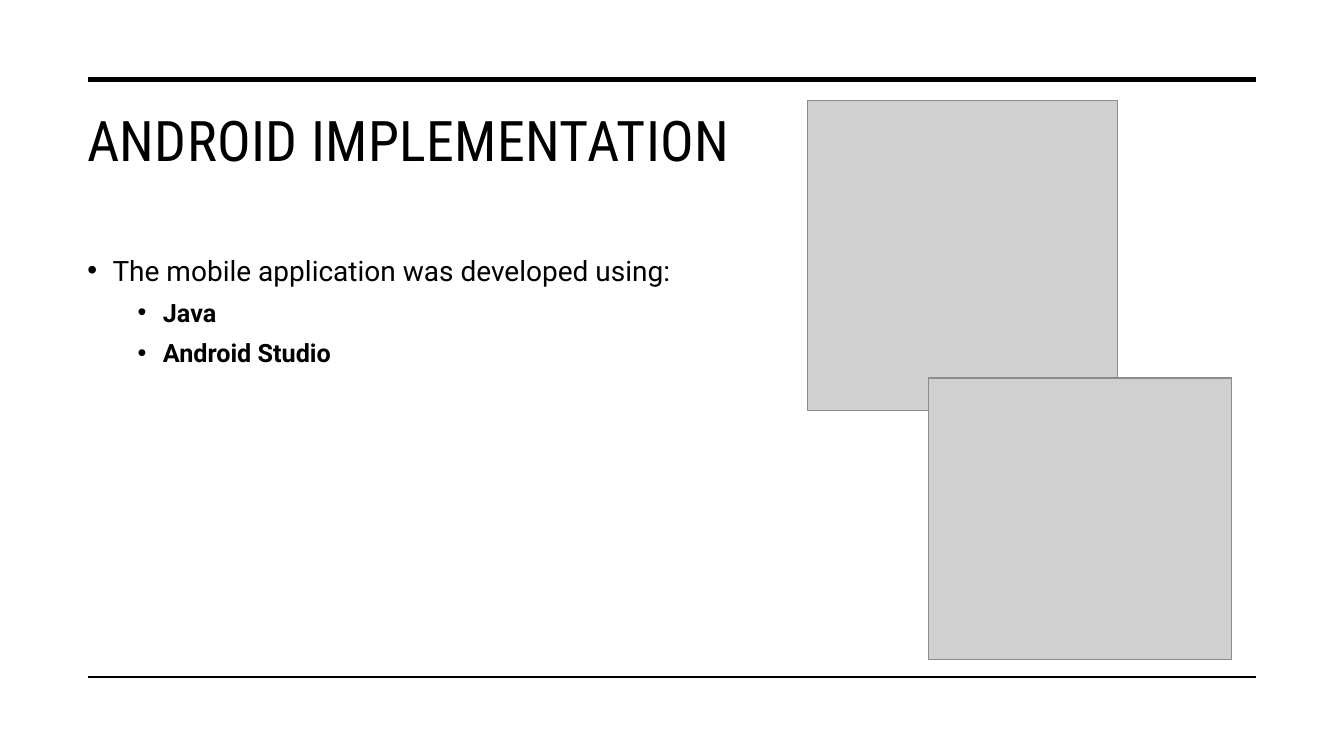
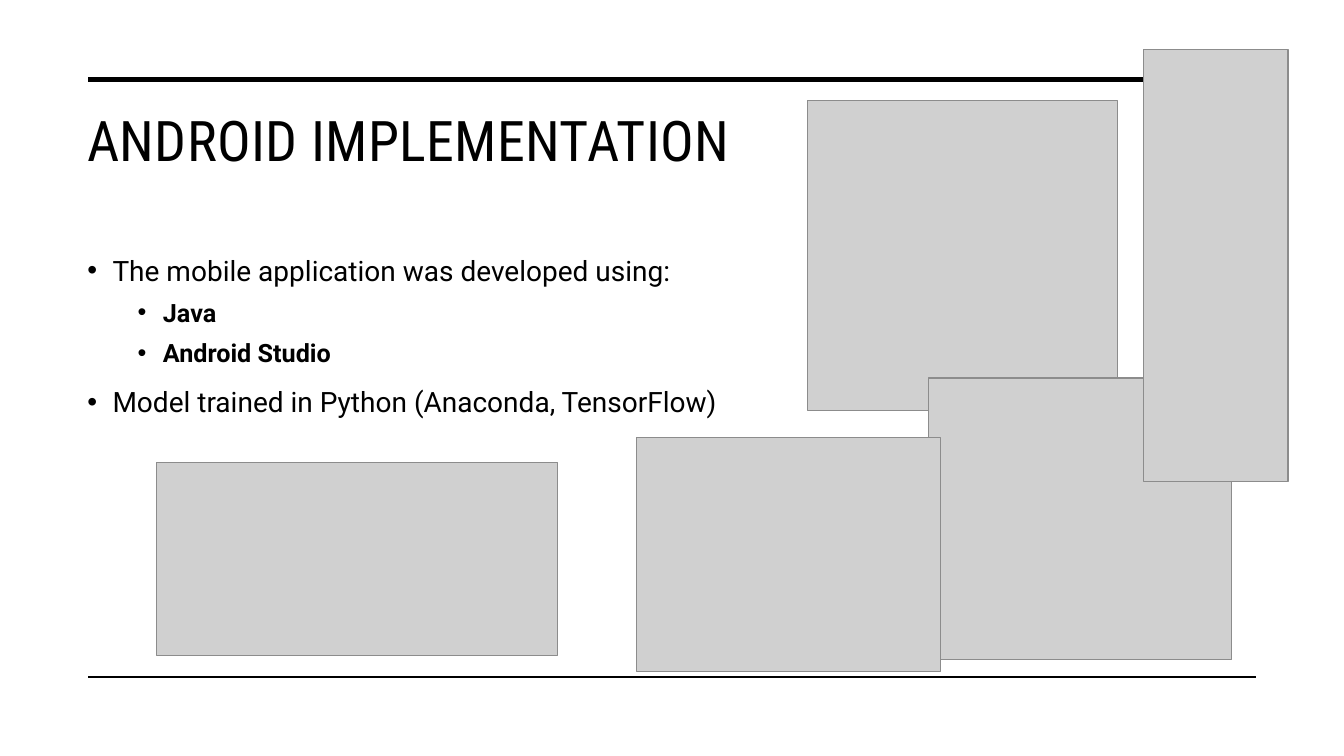
Before and after one commit to HadiNazari1/my-presentation-files-, a slide deck: slide 7 of Mobile Deep Learning Inference Framework for Android-Based Short-Circuit 1.pptx (slide 9 before the commit). Drawn at 1344x756 pixels with LibreOffice and Linux fonts; fonts in the diff are those of the drawing; grey boxes stand for pictures. Boxes give left, top, right and bottom in pixels: in the first picture for what was removed or moved away, otherwise in the second. Text is boxed around its words. In the diff, an @@ line names an element or a change of style, - is before the commit and + after.

```diff
--- a/Mobile Deep Learning Inference Framework for Android-Based Short-Circuit 1.pptx
+++ b/Mobile Deep Learning Inference Framework for Android-Based Short-Circuit 1.pptx
@@ picture added at (x1=1143, y1=49, x2=1289, y2=481) @@
@@ text at (x1=113, y1=389, x2=717, y2=419): paragraph added @@
+• Model trained in Python (Anaconda, TensorFlow)
@@ picture added at (x1=637, y1=438, x2=941, y2=671) @@
@@ picture added at (x1=156, y1=462, x2=558, y2=655) @@
```
Also in this commit, not shown: 7 other slides changed, 5 slides added, 1 other file.
